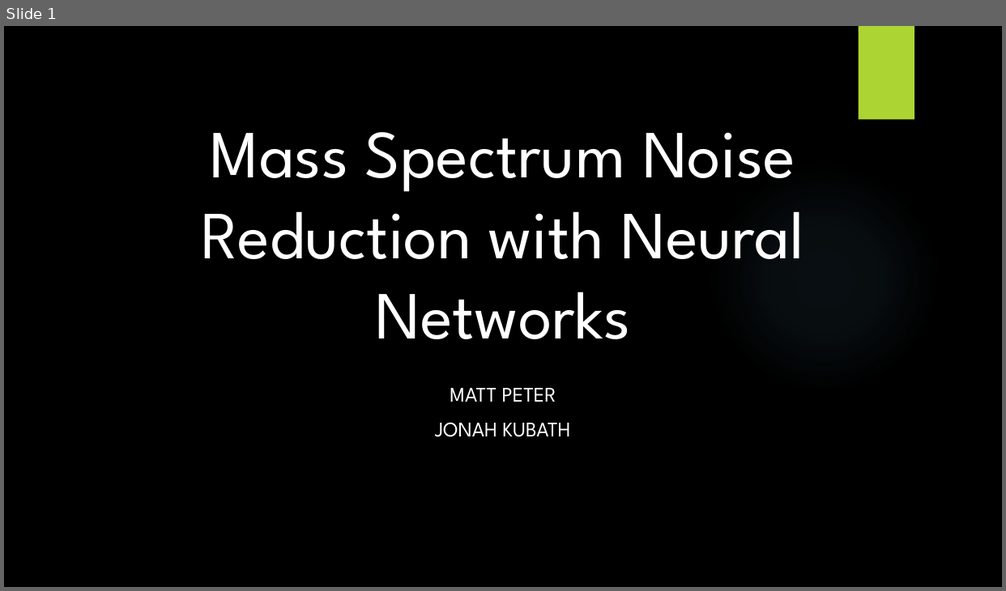
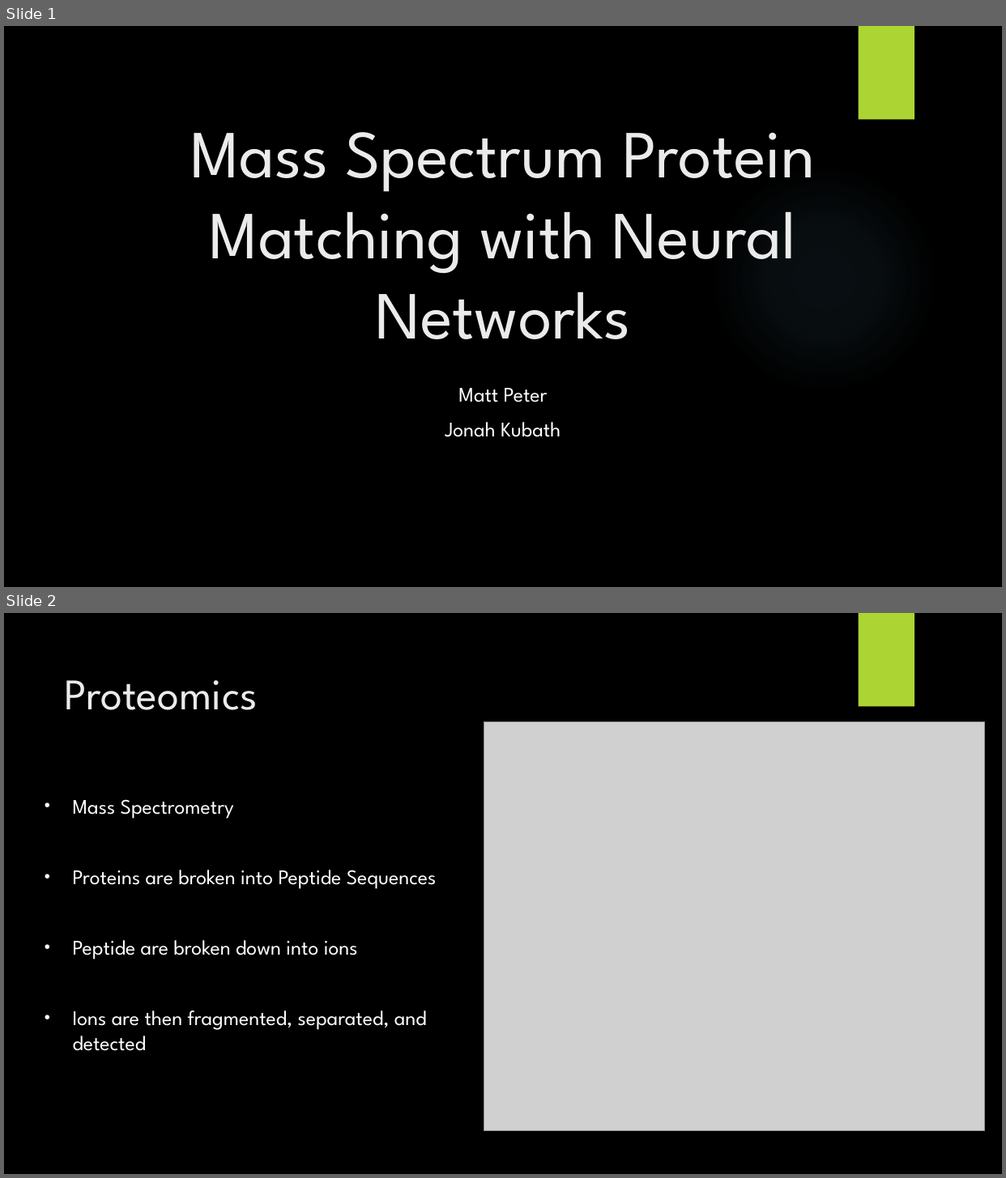
Before and after one commit to jkubath/MS2-Noise-Reduction, a slide deck: Group8.pptx. Shown one above the other, each under a label of ours: slide 1 before the commit, slides 1 and 2 after it. The pictures are 1006x591 and 1006x1178 pixels, drawn with LibreOffice and Linux fonts; fonts in the diff are those of the drawing; grey boxes stand for pictures; background and template pictures are left out. Boxes give left, top, right and bottom in pixels: in the first picture for what was removed or moved away, otherwise in the second. Text is boxed around its words. In the diff, an @@ line names an element or a change of style, - is before the commit and + after.

```diff
--- a/Group8.pptx
+++ b/Group8.pptx
@@ slide 2 added at (x1=4, y1=613, x2=1002, y2=1174), background picture (left out) @@
@@ rectangle added at (x1=859, y1=613, x2=914, y2=707), fill #ACD433 @@
@@ title added at (x1=65, y1=680, x2=258, y2=710), 42 pt, text #EBEBEB @@
+Proteomics
@@ picture added at (x1=484, y1=722, x2=984, y2=1131) @@
@@ subtitle added at (x1=73, y1=799, x2=437, y2=1051), 20 pt, text #FFFFFF @@
+• Mass Spectrometry
+• Proteins are broken into Peptide Sequences
+• Peptide are broken down into ions
+• Ions are then fragmented, separated, and detected
@@ slide 1 changed as well @@
@@ title at (x1=190, y1=132, x2=815, y2=339): text changed; text colour #FFFFFF to #EBEBEB @@
-Mass Spectrum Noise Reduction with Neural Networks
+Mass Spectrum Protein Matching with Neural Networks
@@ subtitle at (x1=445, y1=388, x2=560, y2=437): text changed @@
-MATT PETER
-JONAH KUBATH
+Matt Peter
+Jonah Kubath
```
Also in this commit, not shown: 8 other slides added.
